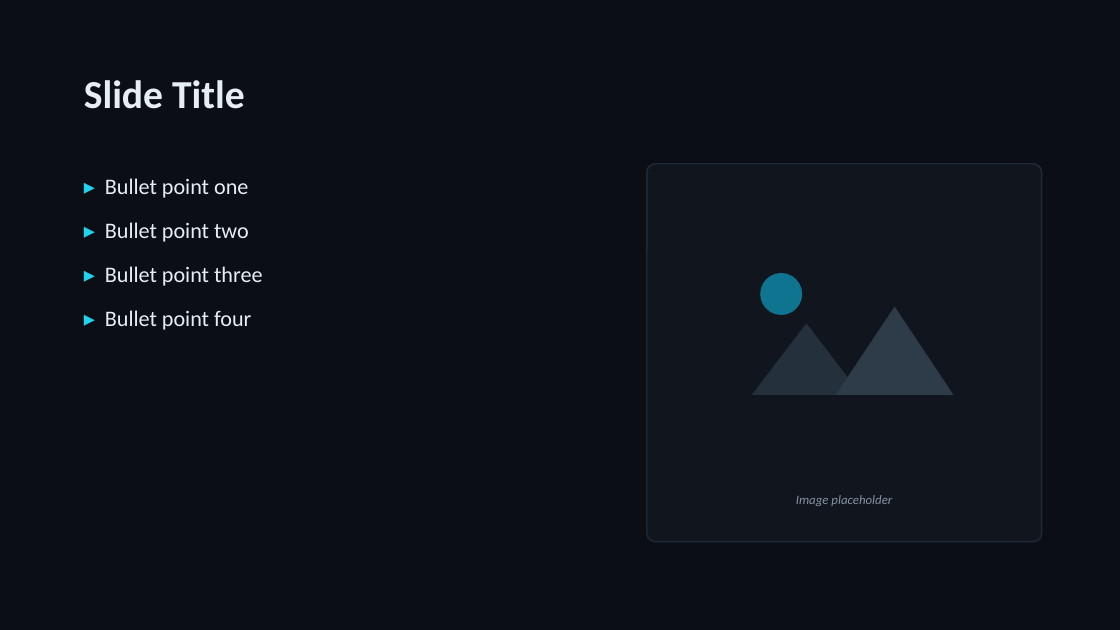
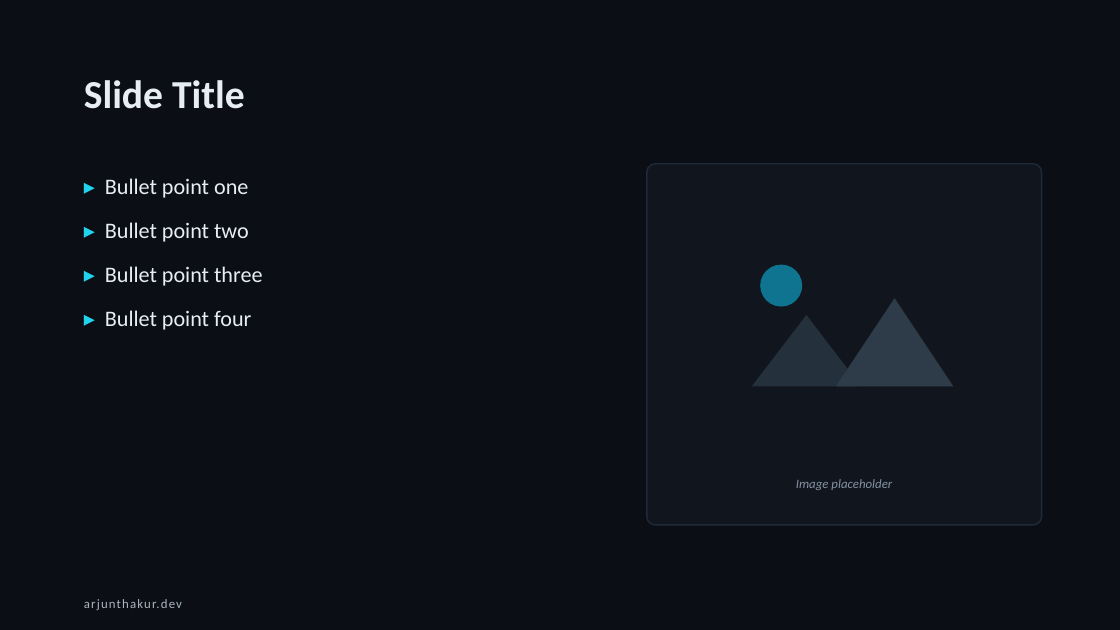
Before and after one commit to thakurarjun247/thakurarjun247.github.io, a slide deck: slide 4 of presentations/Arjun-Thakur-Presentation-Template.pptx. Drawn at 1120x630 pixels with LibreOffice and Linux fonts; fonts in the diff are those of the drawing. Boxes give left, top, right and bottom in pixels: in the first picture for what was removed or moved away, otherwise in the second. Text is boxed around its words. In the diff, an @@ line names an element or a change of style, - is before the commit and + after.

```diff
--- a/presentations/Arjun-Thakur-Presentation-Template.pptx
+++ b/presentations/Arjun-Thakur-Presentation-Template.pptx
@@ rounded rectangle: place and size @@
-rounded rectangle at <box>647,164,1042,542</box>
+rounded rectangle at <box>647,164,1042,525</box>
@@ rounded rectangle at <box>647,164,1042,525</box>: proportions changed @@
@@ 2 triangles, 1 ellipse: place and size @@
-2 triangles, 1 ellipse at <box>752,273,954,395</box>
+2 triangles, 1 ellipse at <box>752,265,954,386</box>
@@ text "Image placeholder": place and size @@
-text "Image placeholder" at <box>796,495,892,506</box>
+text "Image placeholder" at <box>796,479,892,490</box>
@@ text added at <box>84,599,182,610</box>, 11 pt, text #AAB4C0 @@
+arjunthakur.dev
```
Also in this commit, not shown: 8 other slides changed, 1 other file.
